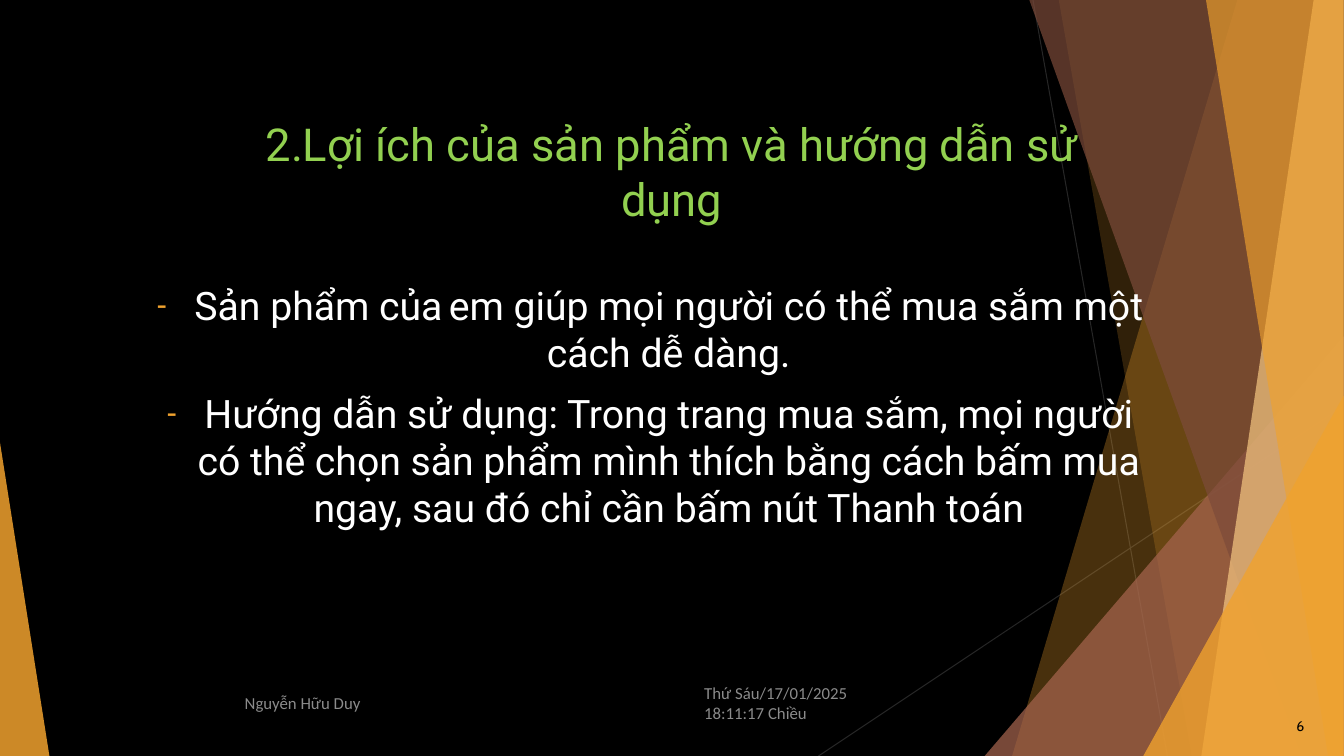
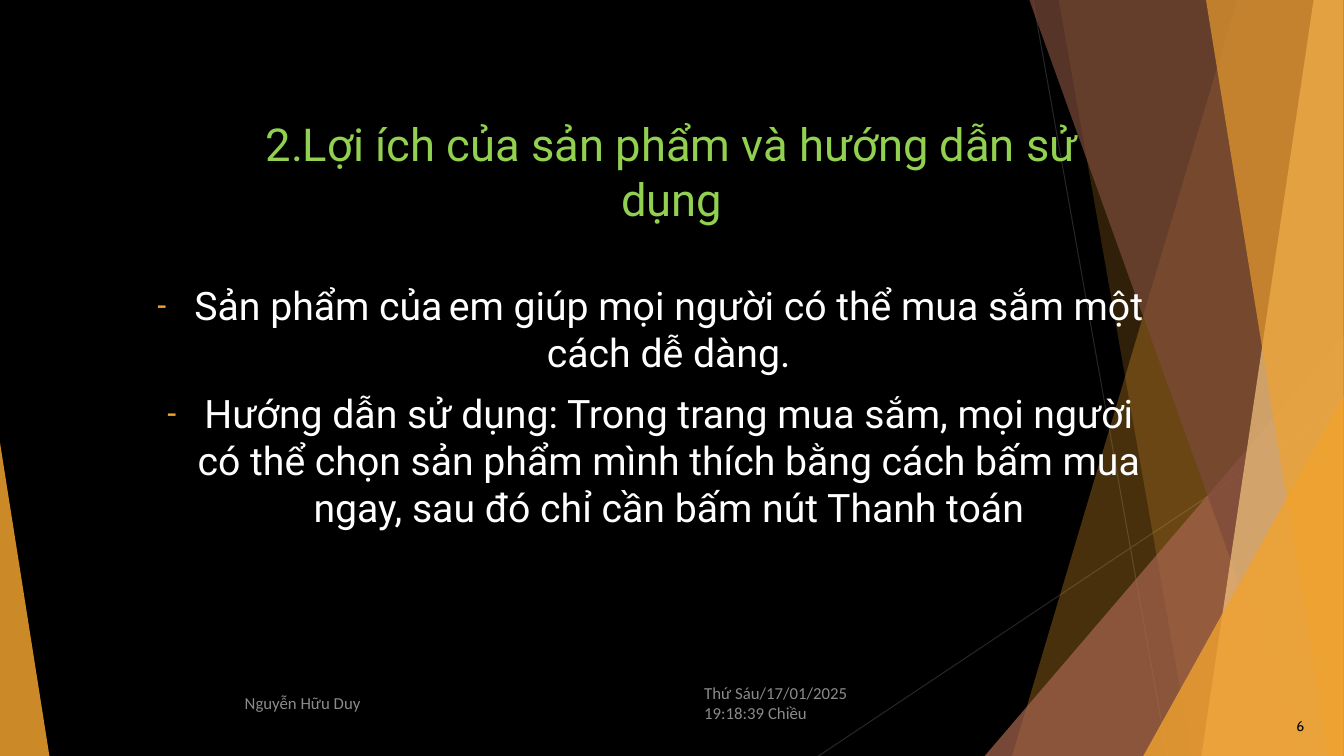
Before and after one commit to NguyenHuuDuy2011/SPCK_NguyenHuuDuy, a slide deck: slide 6 of SPCK_JSA07_Duy.pptx. Drawn at 1344x756 pixels with LibreOffice and Linux fonts; fonts in the diff are those of the drawing. Boxes give left, top, right and bottom in pixels: in the first picture for what was removed or moved away, otherwise in the second. Text is boxed around its words. In the diff, an @@ line names an element or a change of style, - is before the commit and + after.

```diff
--- a/SPCK_JSA07_Duy.pptx
+++ b/SPCK_JSA07_Duy.pptx
@@ text at [704,687,847,719]: text changed @@
-Thứ Sáu/17/01/2025 18:11:17 Chiều
+Thứ Sáu/17/01/2025 19:18:39 Chiều
```
Also in this commit, not shown: 13 other slides changed, 2 other files.
